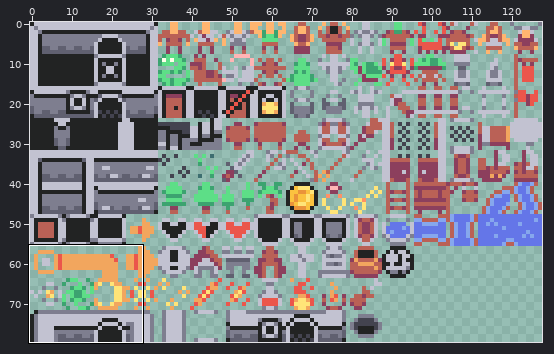
Sprite sheet -- Project-Lacerta/Assets/Art/colored_tilemap_packed.png. The first picture is a wide view before the edit; the outline marks the close-up.
Close-up. Earlier state:
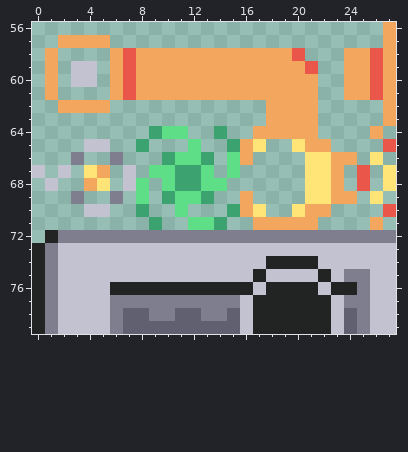
The file is 128x80 pixels. Shown: x 0..27, y 56..79.
The result:
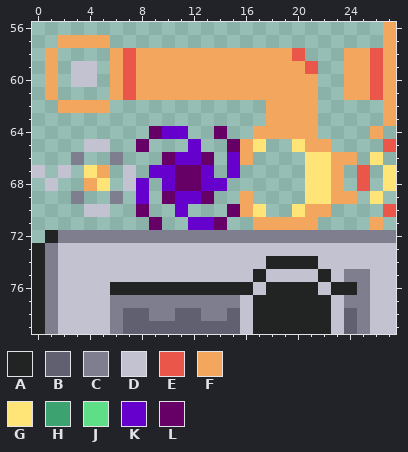
Palette (. is transparent): A #222323  B #606070  C #7e7e8f  D #c2c2d1  E #eb564b  F #f2a65e  G #ffe478  H #3ca370  J #5dde87  K #6600cc  L #660066
What changed:
y 64: x 9..11 HJJ -> LKK; x 14 H -> L
y 65: x 8 H -> L; x 12 J -> K; x 15 H -> L
y 66: x 10..13 HJJH -> LKKL; x 15 J -> K
y 67: x 9..13 JJHHJ -> KKLLK; x 15 J -> K
y 68: x 8 J -> K; x 10..14 JHHJJ -> KLLKK
y 69: x 8 J -> K; x 10..13 HJJH -> LKKL
y 70: x 8 H -> L; x 11 J -> K; x 15 H -> L
y 71: x 9 H -> L; x 12..14 JJH -> KKL
Where, in picture pixels (left, top, right, bottom), the same in both close-ups:
changed: (136, 126, 240, 230)
